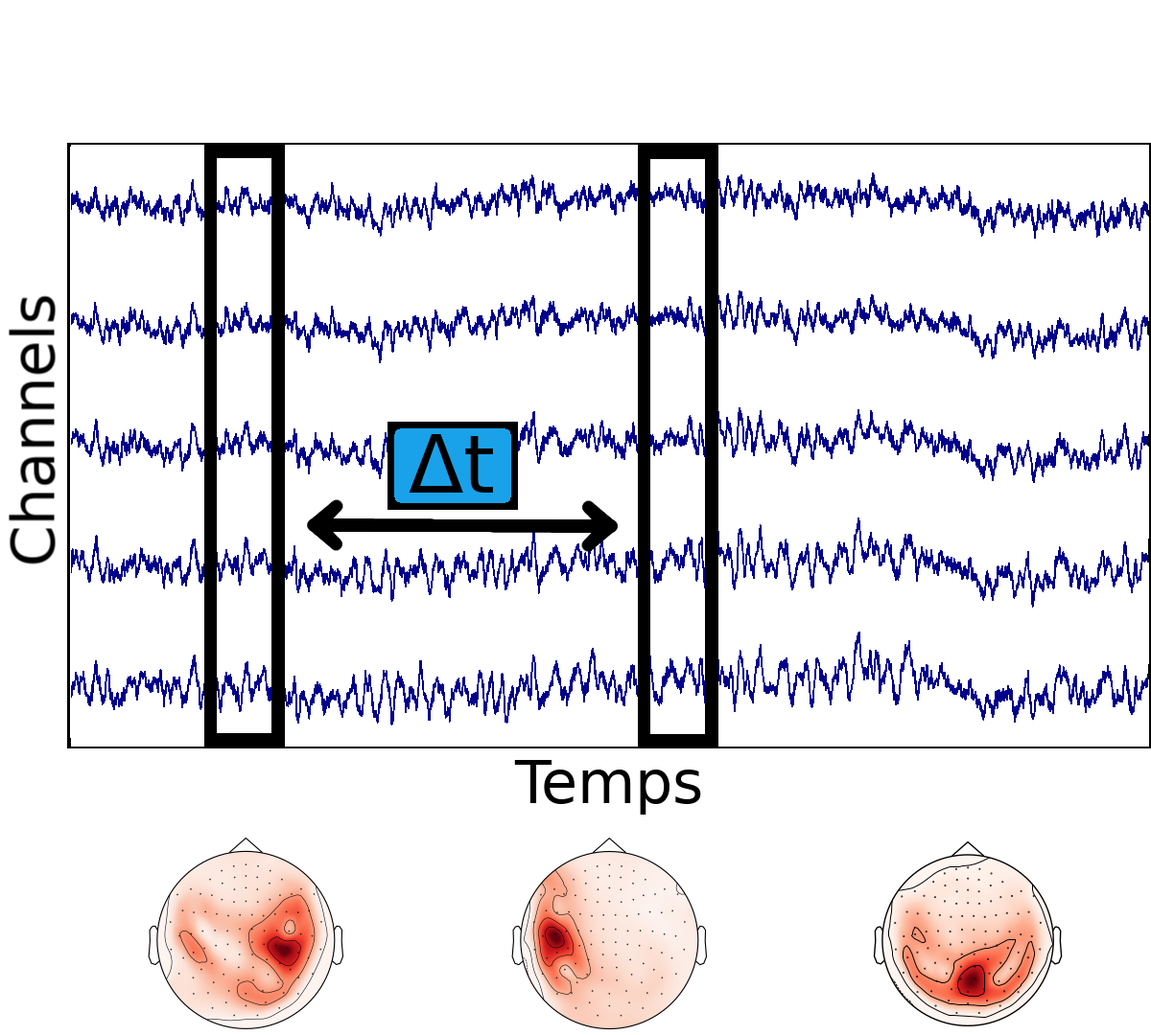
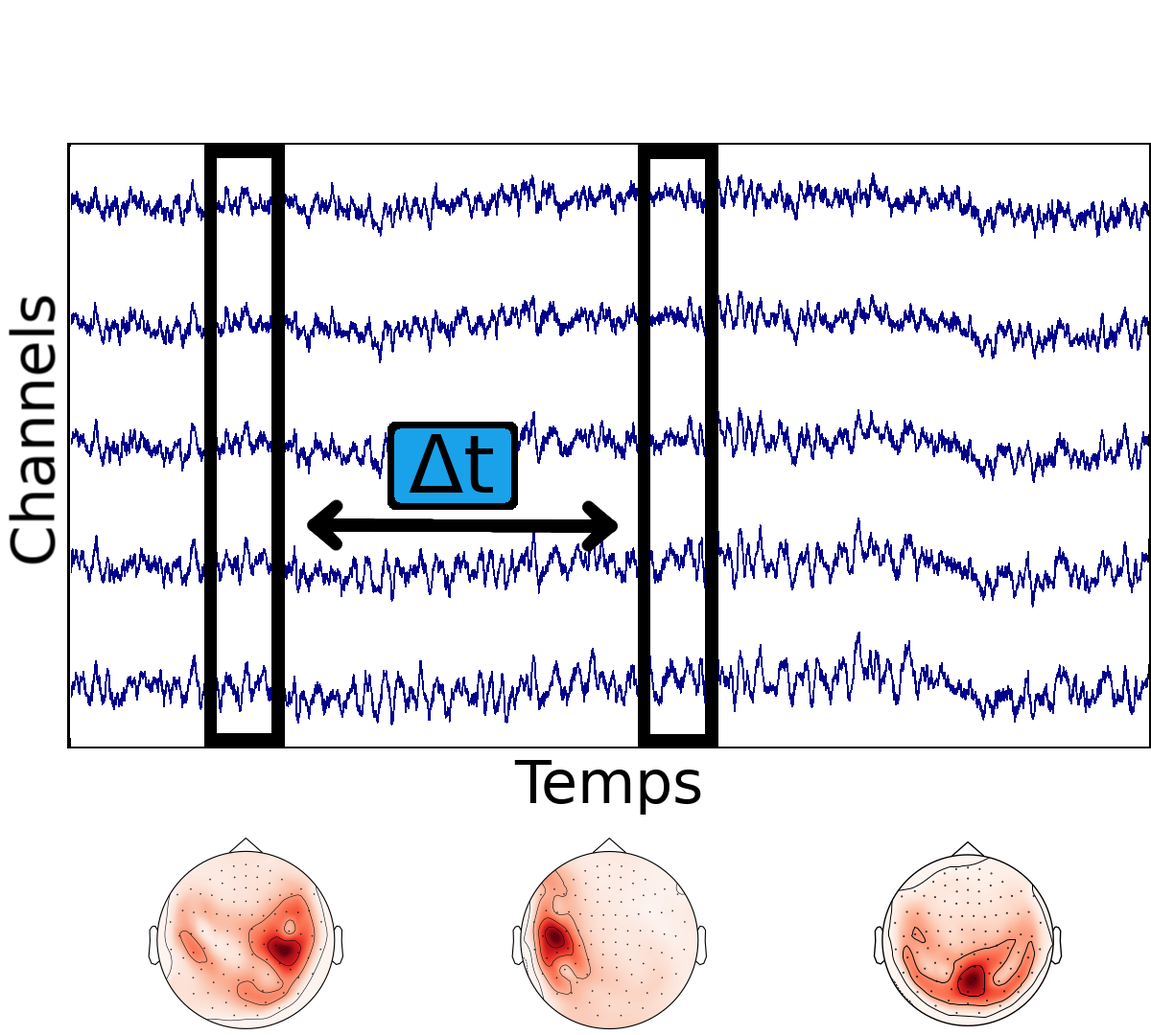
The second 1151×1035 image is a revision of the first. Changes to its layers:
painted on "text box" over [387, 421, 518, 511]
